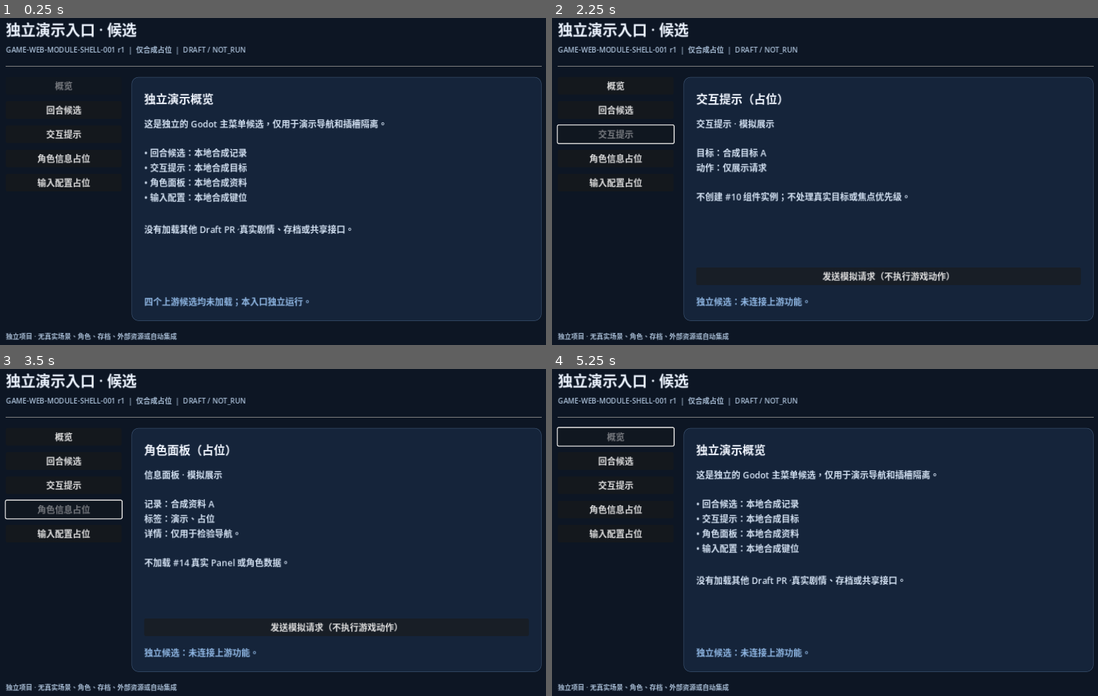
Above: before the commit, frames 1-4 (two rows, left to right).
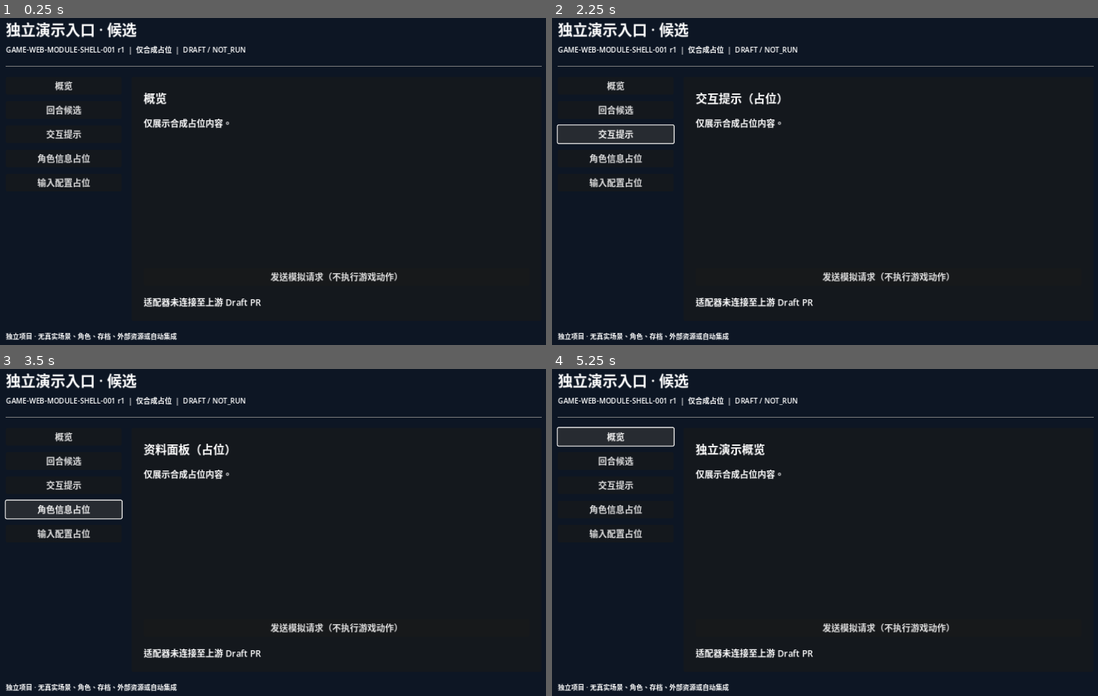
Above: after the commit, the same moments.

Repository: cao772/game
Game: Godot game, scene res://shell_demo.tscn
The game is run twice, just before and just after one commit, with the same random seed, the same clock (stepped at 60 frames per second) and the same inputs.
Inputs:
- Up to frame 1 (0.25 s): no input
- Up to frame 2 (2.25 s): click "回合候选" at 0.5 s; click "概览" at 1.25 s; click "交互提示" at 2 s
- Up to frame 3 (3.5 s): click "角色信息占位" at 2.75 s
- Up to frame 4 (5.25 s): click "输入配置占位" at 3.5 s; click "发送模拟请求（不执行游戏动作）" at 4.25 s; click "概览" at 5 s

The runs differ from the first frame. In frame 1, 57% of the frame differs, in the area x 1-100%, y 8-99%; in frame 2, 53%; in frame 3, 53%; in frame 4, 57%.
Error after the commit: Invalid assignment of property or key 'focus_mode' with value of type 'int' on a base object of type 'null instance'. (res://shell_candidate.gd:69)

Commit message:
feat(shell): implement navigation history and in-memory assembly UI controller (NOT_RUN)

Diff:
--- a/candidates/game_web_module_shell_001_r1/shell_candidate.gd
+++ b/candidates/game_web_module_shell_001_r1/shell_candidate.gd
@@ -1,53 +1,86 @@
 extends Control
-## GAME-WEB-MODULE-SHELL-001 r1, standalone navigation demo.
-## This controller ONLY calls local synthetic adapters.
-## It does not instantiate, copy or invoke Draft PR #6/#10/#14/#15.
+## GAME-WEB-CONTINUE-SHELL-003 r1
+## Standalone menu + shell-private assembly registry; no cross-PR execution.
 
 signal page_changed(page_id: String)
 signal simulated_request(slot: String, request_id: String)
-
-const PlaceholderAdapter = preload("res://placeholder_adapter_candidate.gd")
+signal assembly_changed(slot: String, status: String)
+
+const Registry = preload("res://module_registry_candidate.gd")
+const Placeholder = preload("res://placeholder_adapter_candidate.gd")
 const SLOTS := ["round", "prompt", "profile", "bindings"]
+const PAGES := ["home", "round", "prompt", "profile", "bindings", "modules"]
 const PAGE_TITLES := {
     "home": "独立演示概览",
     "round": "回合候选（占位）",
     "prompt": "交互提示（占位）",
-    "profile": "角色面板（占位）",
-    "bindings": "输入配置（占位）"
+    "profile": "资料面板（占位）",
+    "bindings": "输入配置（占位）",
+    "modules": "模块装配与降级"
 }
+const STATUS_NAMES := {
+    "synthetic_ready": "本地模拟",
+    "missing": "未装配",
+    "disabled": "已禁用",
+    "blocked_dependency": "候选依赖阻塞",
+    "pending_review": "候选待审核",
+    "degraded": "故障降级",
+    "unknown": "未知模块"
+}
+const ASSEMBLY_MODES := ["mock", "missing", "disabled", "pending"]
+const HISTORY_LIMIT := 24
 
 @onready var _panel: PanelContainer = $Frame/Layout/Body/View
 @onready var _page_title: Label = $Frame/Layout/Body/View/Inner/Page/PageTitle
 @onready var _page_body: Label = $Frame/Layout/Body/View/Inner/Page/PageBody
 @onready var _preview_button: Button = $Frame/Layout/Body/View/Inner/Page/PreviewButton
 @onready var _status: Label = $Frame/Layout/Body/View/Inner/Page/Status
+@onready var _module_state: Label = $Frame/Layout/Body/View/Inner/Page/ModuleState
+@onready var _assembly_controls: VBoxContainer = $Frame/Layout/Body/View/Inner/Page/AssemblyControls
+@onready var _slot_selector: OptionButton = $Frame/Layout/Body/View/Inner/Page/AssemblyControls/SlotSelector
+@onready var _mode_selector: OptionButton = $Frame/Layout/Body/View/Inner/Page/AssemblyControls/ModeSelector
+@onready var _apply_button: Button = $Frame/Layout/Body/View/Inner/Page/AssemblyControls/ApplyButton
+@onready var _refresh_button: Button = $Frame/Layout/Body/View/Inner/Page/AssemblyControls/RefreshButton
+@onready var _restore_button: Button = $Frame/Layout/Body/View/Inner/Page/AssemblyControls/RestoreButton
+@onready var _back_button: Button = $Frame/Layout/Body/Sidebar/BackButton
 @onready var _title: Label = $Frame/Layout/Header/Title
 @onready var _subtitle: Label = $Frame/Layout/Header/Subtitle
 @onready var _footer: Label = $Frame/Layout/Footer
 
 var _page: String = "home"
-var _adapters: Dictionary = {}
+var _history: Array[String] = []
+var _registry = Registry.new()
 var _buttons: Dictionary = {}
-var _status_message: String = "四个上游候选均未加载；本入口独立运行。"
+var _status_message: String = "仅装配合成占位；上游 Draft PR 未加载。"
 
 
 func _ready() -> void:
-    for slot in SLOTS:
-        _adapters[slot] = PlaceholderAdapter.new(slot)
-
+    _registry.restore_all_mocks()
     _buttons = {
         "home": $Frame/Layout/Body/Sidebar/HomeButton,
         "round": $Frame/Layout/Body/Sidebar/RoundButton,
         "prompt": $Frame/Layout/Body/Sidebar/PromptButton,
         "profile": $Frame/Layout/Body/Sidebar/ProfileButton,
-        "bindings": $Frame/Layout/Body/Sidebar/BindingsButton
+        "bindings": $Frame/Layout/Body/Sidebar/BindingsButton,
+        "modules": $Frame/Layout/Body/Sidebar/ModulesButton
     }
-    for page_id in PAGE_TITLES.keys():
+    for page_id in PAGES:
         var nav_button: Button = _buttons[page_id]
+        nav_button.focus_mode = Control.FOCUS_ALL
         nav_button.pressed.connect(Callable(self, "show_page").bind(page_id))
-        nav_button.focus_mode = Control.FOCUS_ALL
-
+    _back_button.pressed.connect(go_back)
     _preview_button.pressed.connect(_on_preview_pressed)
+    _apply_button.pressed.connect(_on_apply_assembly)
+    _refresh_button.pressed.connect(_on_refresh_slot)
+    _restore_button.pressed.connect(restore_all_mocks)
+
+    for slot in SLOTS:
+        var slot_info: Dictionary = _registry.status(slot)
+        _slot_selector.add_item(str(slot_info["label"]) + " · PR #" + str(slot_info["source_pr"]))
+    _mode_selector.add_item("恢复合成占位")
+    _mode_selector.add_item("模拟模块缺失")
+    _mode_selector.add_item("模拟禁用")
+    _mode_selector.add_item("登记候选（不加载代码）")
     _apply_demo_theme()
     _render()
 
@@ -64,6 +97,7 @@
     _page_title.add_theme_color_override("font_color", Color("#f1f6ff"))
     _page_body.add_theme_color_override("font_color", Color("#d4e2f3"))
     _status.add_theme_color_override("font_color", Color("#90b8e5"))
+    _module_state.add_theme_color_override("font_color", Color("#d7e4f4"))
     _footer.add_theme_color_override("font_color", Color("#a8bdd5"))
 
 
@@ -71,102 +105,221 @@
     return _page
 
 
+func history_copy() -> Array[String]:
+    return _history.duplicate()
+
+
+func assembly_snapshot() -> Array[Dictionary]:
+    return _registry.snapshot()
+
+
+func module_status(slot: String) -> Dictionary:
+    return _registry.status(slot)
+
+
+func current_view() -> Dictionary:
+    if not SLOTS.has(_page):
+        return {"ok": false, "status": "not_module", "title": "", "body": ""}
+    return _registry.view(_page)
+
+
+func _change_page(page_id: String, remember: bool) -> bool:
+    if not PAGES.has(page_id):
+        return false
+    if page_id == _page:
+        return true
+    if remember:
+        _history.append(_page)
+        if _history.size() > HISTORY_LIMIT:
+            _history.remove_at(0)
+    _page = page_id
+    _status_message = "导航已切换；模块装配状态仅在本地内存保存。"
+    if SLOTS.has(_page):
+        _registry.refresh(_page)
+    if is_node_ready():
+        _render()
+    page_changed.emit(_page)
+    return true
+
+
 func show_page(page_id: String) -> bool:
-    if not PAGE_TITLES.has(page_id):
+    return _change_page(page_id, true)
+
+
+func go_back() -> bool:
+    if _history.is_empty():
         return false
-    var changed: bool = _page != page_id
-    _page = page_id
-    _status_message = "独立候选：未连接上游功能。"
+    var destination: String = _history.pop_back()
+    return _change_page(destination, false)
+
+
+# Compatibility shim for the r1 shell's PRIVATE API, not a shared contract.
+# Caller-provided code must be trusted and synthetic; no sandbox is offered.
+func install_adapter(slot: String, adapter: RefCounted) -> bool:
+    var ok: bool = _registry.mount_mock(slot, adapter)
+    if ok:
+        _on_assembly_mutation(slot)
+    return ok
+
+
+func remove_adapter(slot: String) -> bool:
+    var ok: bool = _registry.remove(slot)
+    if ok:
+        _on_assembly_mutation(slot)
+    return ok
+
+
+func has_adapter(slot: String) -> bool:
+    return _registry.is_mounted(slot)
+
+
+func stage_candidate(slot: String) -> bool:
+    var ok: bool = _registry.stage_candidate(slot)
+    if ok:
+        _on_assembly_mutation(slot)
+    return ok
+
+
+func disable_module(slot: String) -> bool:
+    var ok: bool = _registry.disable(slot)
+    if ok:
+        _on_assembly_mutation(slot)
+    return ok
+
+
+func restore_mock(slot: String) -> bool:
+    var ok: bool = _registry.restore_mock(slot)
+    if ok:
+        _on_assembly_mutation(slot)
+    return ok
+
+
+func restore_all_mocks() -> void:
+    _registry.restore_all_mocks()
+    _status_message = "四个槽位已重建为合成占位，未装载任何上游模块。"
     if is_node_ready():
         _render()
-    if changed:
-        page_changed.emit(_page)
-    return true
-
-
-# A strictly shell-local, unapproved future injection seam.
-# Only the requested slot is replaced; no PR interface compatibility implied.
-# Adapters are trusted code supplied by the future host, not untrusted JSON.
-func install_adapter(slot: String, adapter: RefCounted) -> bool:
-    if not SLOTS.has(slot) or adapter == null:
-        return false
-    if not adapter.has_method("preview") or not adapter.has_method("preview_action"):
-        return false
-    _adapters[slot] = adapter
-    if is_node_ready() and _page == slot:
-        _render()
-    return true
-
-
-func remove_adapter(slot: String) -> bool:
-    if not SLOTS.has(slot) or not _adapters.has(slot):
-        return false
-    _adapters.erase(slot)
-    if is_node_ready() and _page == slot:
-        _render()
-    return true
-
-
-func has_adapter(slot: String) -> bool:
-    return SLOTS.has(slot) and _adapters.has(slot)
-
-
-func _adapter_preview(slot: String) -> Dictionary:
-    if not _adapters.has(slot):
-        return {"ok": false, "title": "未连接", "body": "此槽位没有适配器。"}
-    var adapter: RefCounted = _adapters[slot]
-    if not is_instance_valid(adapter) or not adapter.has_method("preview"):
-        return {"ok": false, "title": "接口缺失", "body": "适配器未提供 preview()。"}
-    var result: Variant = adapter.call("preview")
-    if typeof(result) != TYPE_DICTIONARY:
-        return {"ok": false, "title": "接口无效", "body": "preview() 必须返回 Dictionary。"}
-    if typeof(result.get("title")) != TYPE_STRING or typeof(result.get("body")) != TYPE_STRING:
-        return {"ok": false, "title": "接口无效", "body": "缺少字符串 title/body。"}
-    return result
+    for slot in SLOTS:
+        assembly_changed.emit(slot, str(_registry.status(slot)["status"]))
+
+
+func _on_assembly_mutation(slot: String) -> void:
+    var state: Dictionary = _registry.status(slot)
+    _status_message = str(state["label"]) + "：" + str(STATUS_NAMES.get(state["status"], "未知"))
+    if is_node_ready():
+        _render()
+    assembly_changed.emit(slot, str(state["status"]))
+
+
+func _on_apply_assembly() -> void:
+    var index: int = _slot_selector.selected
+    var mode_index: int = _mode_selector.selected
+    if index < 0 or index >= SLOTS.size() or mode_index < 0 \
+            or mode_index >= ASSEMBLY_MODES.size():
+        _status_message = "装配选择无效；无状态变化。"
+        _render()
+        return
+    var slot: String = SLOTS[index]
+    match ASSEMBLY_MODES[mode_index]:
+        "mock":
+            restore_mock(slot)
+        "missing":
+            remove_adapter(slot)
+        "disabled":
+            disable_module(slot)
+        "pending":
+            stage_candidate(slot)
+
+
+func _on_refresh_slot() -> void:
+    var index: int = _slot_selector.selected
+    if index < 0 or index >= SLOTS.size():
+        return
+    var slot: String = SLOTS[index]
+    var state: Dictionary = _registry.refresh(slot)
+    _status_message = "手动刷新：" + str(state.get("status", "unknown"))
+    _render()
+    assembly_changed.emit(slot, str(state.get("status", "unknown")))
+
+
+func _status_text(status_id: String) -> String:
+    return str(STATUS_NAMES.get(status_id, status_id))
+
+
+func _overview_text() -> String:
+    var lines: Array[String] = [
+        "此入口只组合本地占位适配器；没有真实玩法、人物或存档。",
+        "",
+        "当前模块状态（全部为候选）:"
+    ]
+    for info in _registry.snapshot():
+        lines.append("• " + str(info["label"]) + " / PR #" + str(info["source_pr"]) \
+            + "： " + _status_text(str(info["status"])))
+    lines.append("")
+    lines.append("进入「模块装配」可模拟缺失、禁用、依赖阻塞与恢复；所有操作仅在内存中生效。")
+    return "\n".join(lines)
+
+
+func _assembly_text() -> String:
+    var lines: Array[String] = [
+        "选择槽位和模拟装配模式，再点击「应用」。不会下载或执行任何 Draft PR。",
+        "待审核候选仅登记来源编号，不能触发交互或写入游戏状态。",
+        ""
+    ]
+    for info in _registry.snapshot():
+        lines.append("• " + str(info["label"]) + "（#" + str(info["source_pr"]) + "）" \
+            + " · " + _status_text(str(info["status"])))
+    lines.append("")
+    lines.append("输入配置候选 #15 依赖 #6；只有两者都登记候选后才显示「待审核」，不表示兼容或集成成功。")
+    return "\n".join(lines)
 
 
 func _render() -> void:
     _page_title.text = PAGE_TITLES[_page]
-    _preview_button.visible = _page != "home"
-    _preview_button.disabled = _page == "home" or not has_adapter(_page)
-
-    for nav_page in _buttons.keys():
-        var button: Button = _buttons[nav_page]
-        button.disabled = nav_page == _page
+    _assembly_controls.visible = _page == "modules"
+    _preview_button.visible = SLOTS.has(_page)
+    _module_state.visible = SLOTS.has(_page)
+    _back_button.disabled = _history.is_empty()
+
+    for page_id in PAGES:
+        var button: Button = _buttons[page_id]
+        button.disabled = page_id == _page
 
     if _page == "home":
-        _page_body.text = (
-            "这是独立的 Godot 主菜单候选，仅用于演示导航和插槽隔离。\n\n"
-            + "• 回合候选：本地合成记录\n"
-            + "• 交互提示：本地合成目标\n"
-            + "• 角色面板：本地合成资料\n"
-            + "• 输入配置：本地合成键位\n\n"
-            + "没有加载其他 Draft PR、真实剧情、存档或共享接口。"
-        )
+        _page_body.text = _overview_text()
+    elif _page == "modules":
+        _page_body.text = _assembly_text()
     else:
-        var sample: Dictionary = _adapter_preview(_page)
-        _page_body.text = str(sample["title"]) + "\n\n" + str(sample["body"])
-        _preview_button.disabled = not bool(sample.get("ok", false))
+        var info: Dictionary = _registry.status(_page)
+        var shown: Dictionary = _registry.view(_page)
+        _page_body.text = str(shown["title"]) + "\n\n" + str(shown["body"])
+        _module_state.text = "状态：" + _status_text(str(info["status"])) \
+            + " · 来源候选 PR #" + str(info["source_pr"])
+        _preview_button.disabled = not bool(info["action_enabled"])
     _status.text = _status_message
 
 
+# Injected block flag is ONLY a deterministic future-test seam.
+# Pause cannot be overridden. Native path uses actual window focus.
+func request_demo(blocked_override: Variant = null) -> Dictionary:
+    if not SLOTS.has(_page):
+        return {"ok": false, "message": "当前不是模块页面"}
+    if not is_inside_tree() or get_tree().paused:
+        return {"ok": false, "message": "页面未就绪或暂停"}
+    var blocked: bool = not get_window().has_focus()
+    if blocked_override != null:
+        blocked = bool(blocked_override)
+    if blocked:
+        _status_message = "模拟请求被拦截：窗口无焦点。"
+        _render()
+        return {"ok": false, "message": _status_message}
+    var result: Dictionary = _registry.invoke_mock(_page, "sample_request")
+    _status_message = str(result.get("message", "模拟请求被拒绝。"))
+    if result.get("ok", false):
+        simulated_request.emit(_page, "sample_request")
+    _render()
+    return result
+
+
 func _on_preview_pressed() -> void:
-    if _page == "home" or not has_adapter(_page):
-        return
-    if not is_inside_tree() or get_tree().paused or not get_window().has_focus():
-        _status_message = "模拟请求被拦截：暂停或窗口无焦点。"
-        _render()
-        return
-    var adapter: RefCounted = _adapters[_page]
-    if not is_instance_valid(adapter) or not adapter.has_method("preview_action"):
-        _status_message = "拒绝：适配器缺少 preview_action()。"
-        _render()
-        return
-    var result: Variant = adapter.call("preview_action", "sample_request")
-    if typeof(result) != TYPE_DICTIONARY or not bool(result.get("ok", false)):
-        _status_message = "模拟请求被拒绝；未执行任何游戏动作。"
-        _render()
-        return
-    _status_message = str(result.get("message", "模拟请求已返回。"))
-    simulated_request.emit(_page, "sample_request")
-    _render()
+    request_demo()
